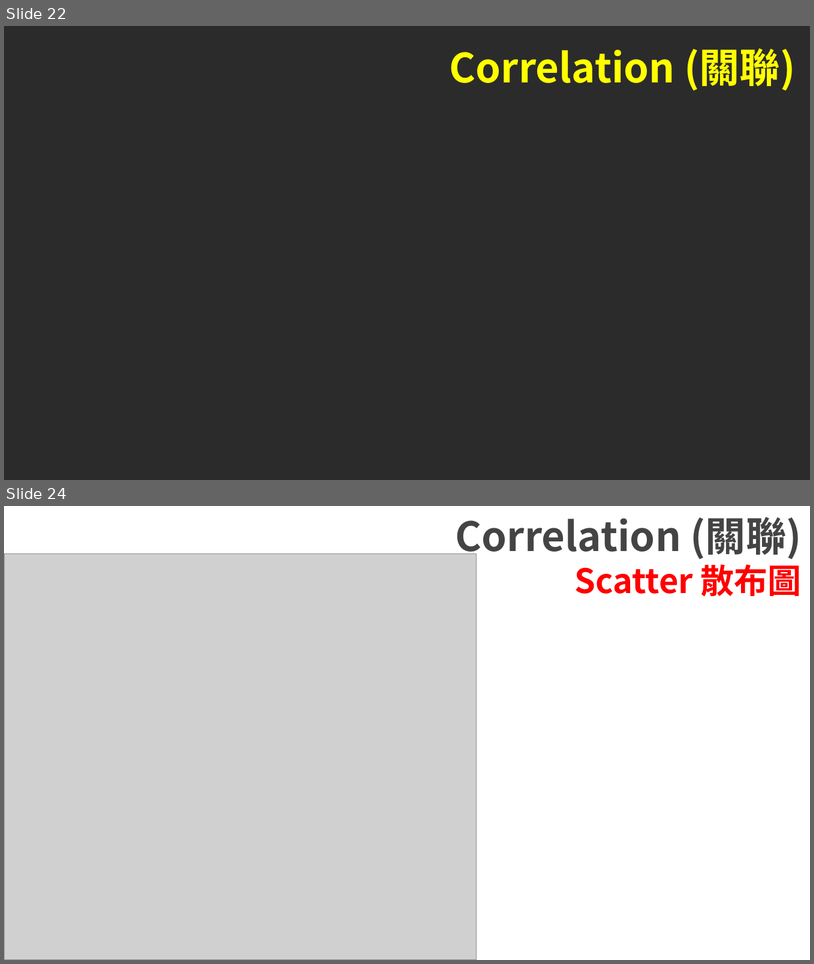
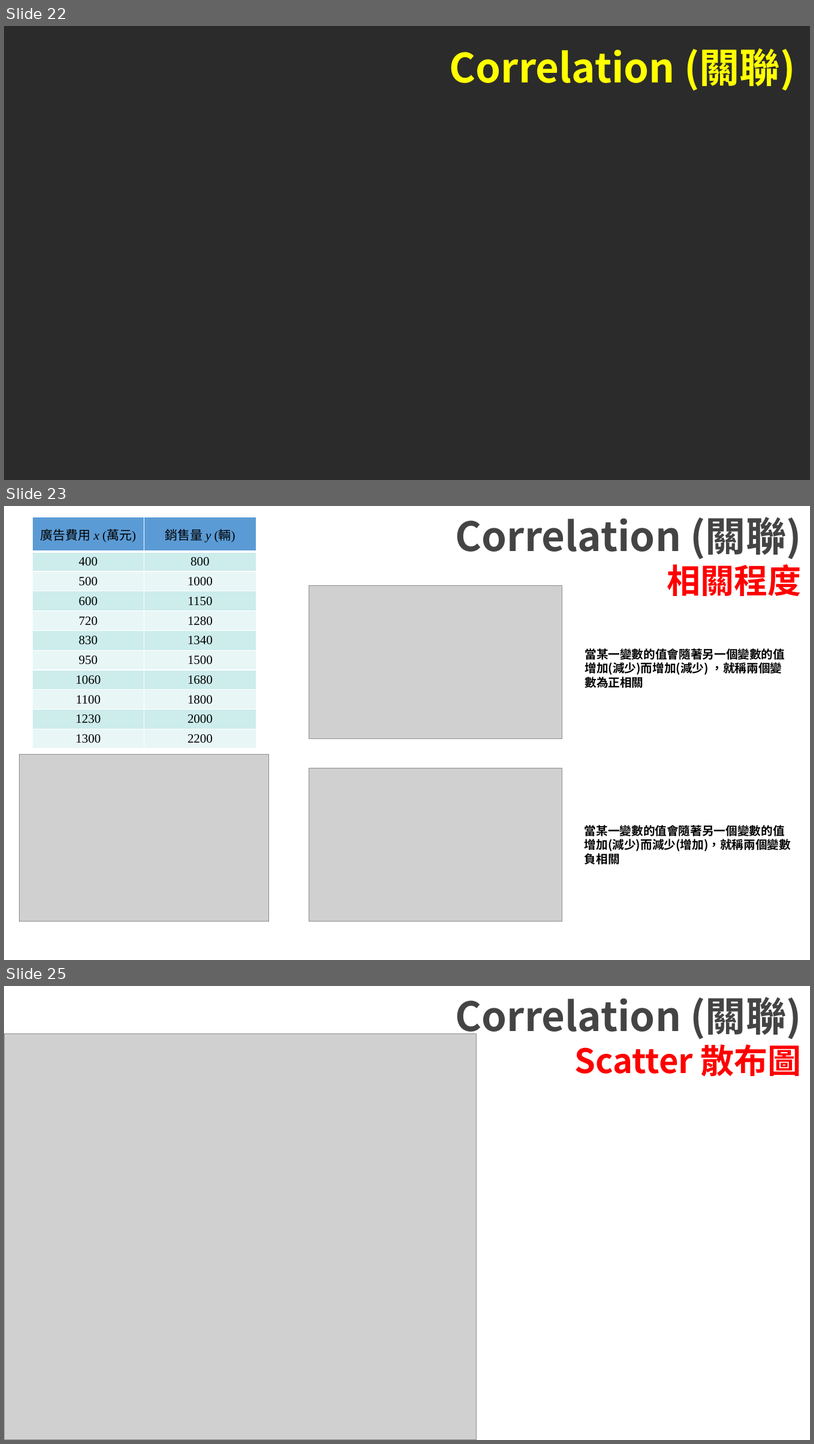
Before and after one commit to TstarCS/RBasic, a slide deck: Lesson7/R_ggplot.pptx. Shown one above the other, each under a label of ours: slides 22 and 24 before the commit, slides 22, 23 and 25 after it; the slides between them are not shown. The pictures are 814x964 and 814x1444 pixels, drawn with LibreOffice and Linux fonts; fonts in the diff are those of the drawing; grey boxes stand for pictures; background and template pictures are left out; a plain dark background stands for a picture behind light text. Boxes give left, top, right and bottom in pixels: in the first picture for what was removed or moved away, otherwise in the second. Text is boxed around its words. In the diff, an @@ line names an element or a change of style, - is before the commit and + after.

```diff
--- a/Lesson7/R_ggplot.pptx
+++ b/Lesson7/R_ggplot.pptx
@@ slide 23 added at box(4, 506, 810, 960), background #FFFFFF @@
@@ table added at box(32, 517, 256, 745), 11 rows, 2 columns @@
+廣告費用 x (萬元) | 銷售量 y (輛)
+400 | 800
+500 | 1000
+600 | 1150
+720 | 1280
+830 | 1340
+950 | 1500
+1060 | 1680
+1100 | 1800
+1230 | 2000
+1300 | 2200
@@ text added at box(456, 517, 802, 596), 48 pt, text #444444, bold @@
+Correlation (關聯)
+相關程度
@@ picture added at box(309, 586, 563, 739) @@
@@ text added at box(585, 648, 785, 688), 14 pt, text #000000, bold @@
+當某一變數的值會隨著另一個變數的值增加(減少)而增加(減少) ，就稱兩個變數為正相關
@@ picture added at box(19, 754, 269, 922) @@
@@ picture added at box(309, 768, 563, 922) @@
@@ text added at box(585, 825, 791, 864), 14 pt, text #000000, bold @@
+當某一變數的值會隨著另一個變數的值增加(減少)而減少(增加)，就稱兩個變數負相關
@@ what was slide 24 is now slide 25 @@
```
Also in this commit, not shown: 3 slides changed, 1 other slide added, 1 slide removed.
